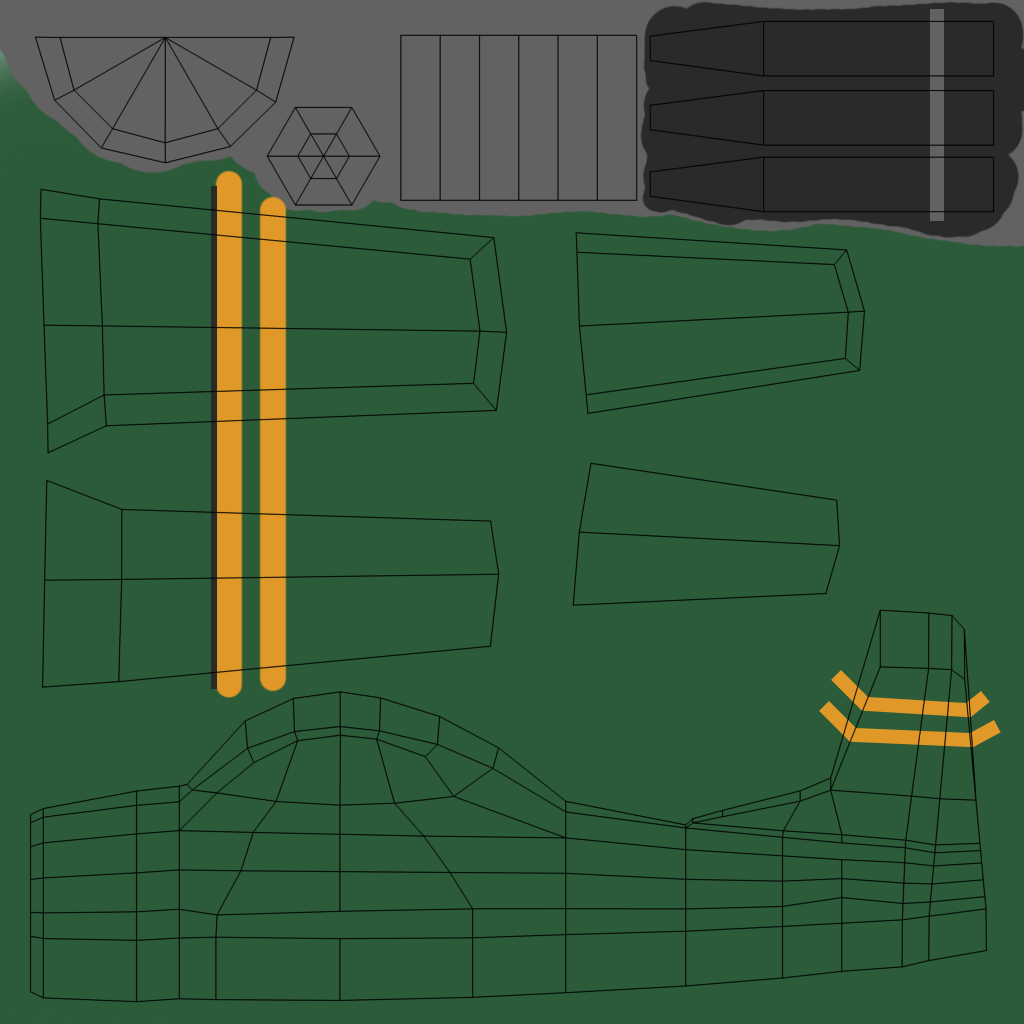
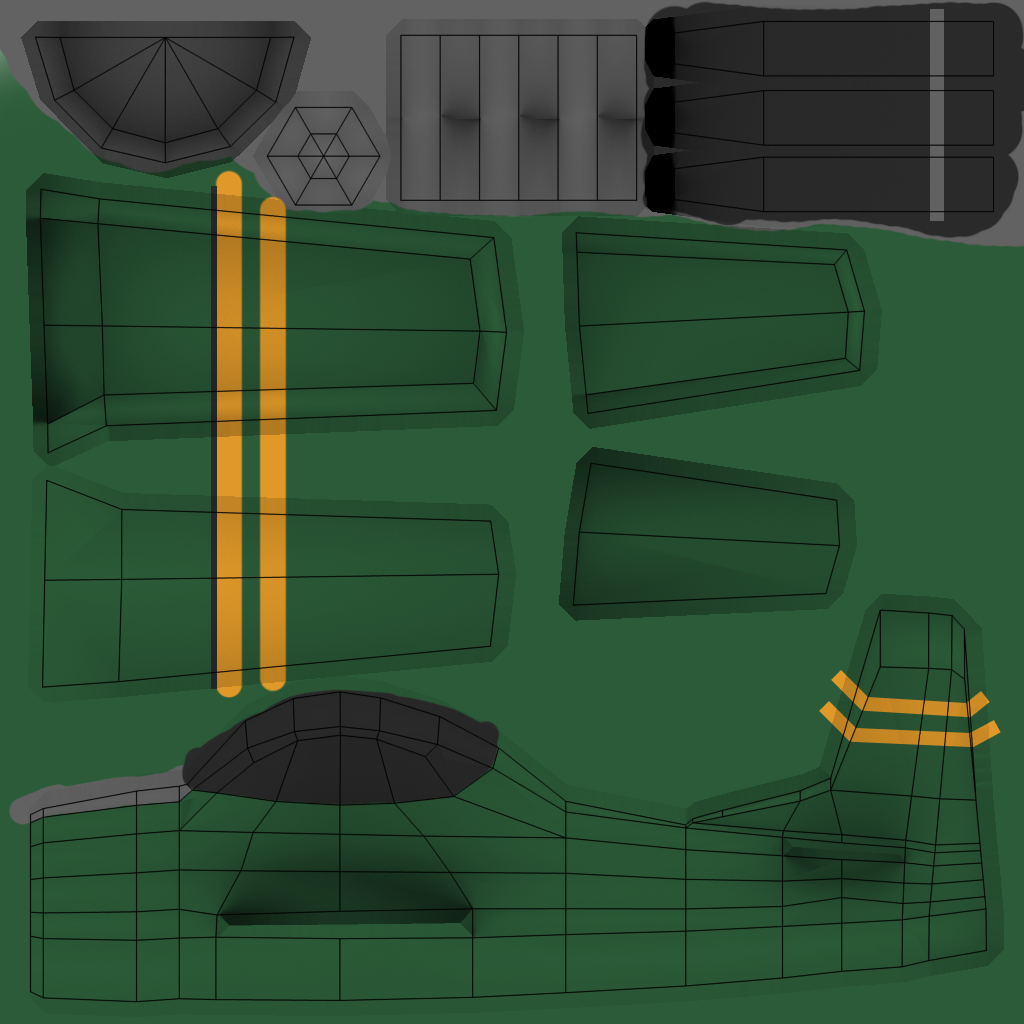
Layers edited between the first and the second 1024px x 1024px image:
added group "グループ 1" (multiply) with 8 layers above "AO" over 9, 5, 1004, 1017
added layer "レイヤー 1" in group "グループ 1" over 181, 688, 501, 806
added layer "レイヤー 2" in group "グループ 1" over 9, 764, 197, 826
moved "シェイプ 2" into group "グループ 1" over 211, 193, 217, 688
moved "シェイプ 1 のコピー" into group "グループ 1" over 825, 701, 990, 748
moved "シェイプ 1" into group "グループ 1" over 834, 670, 988, 718
moved "Paint3" into group "グループ 1" over 214, 5, 987, 699
moved "Paint2" into group "グループ 1" over 21, 5, 863, 249
moved "Paint" into group "グループ 1" over 9, 5, 1004, 1017
